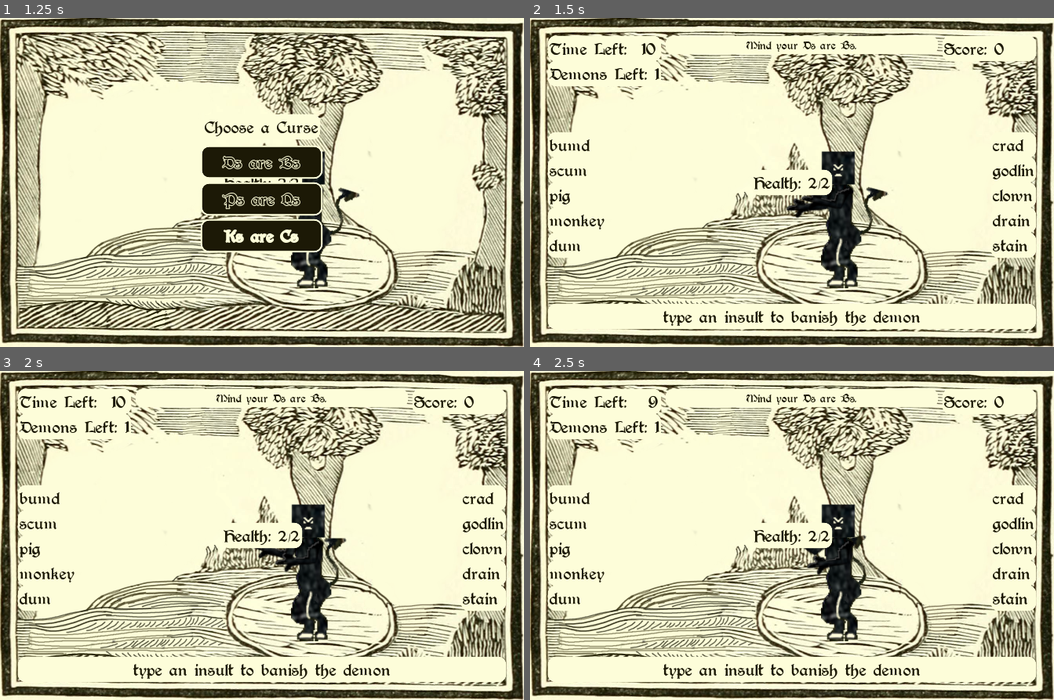
Above: before the commit, frames 1-4 (two rows, left to right).
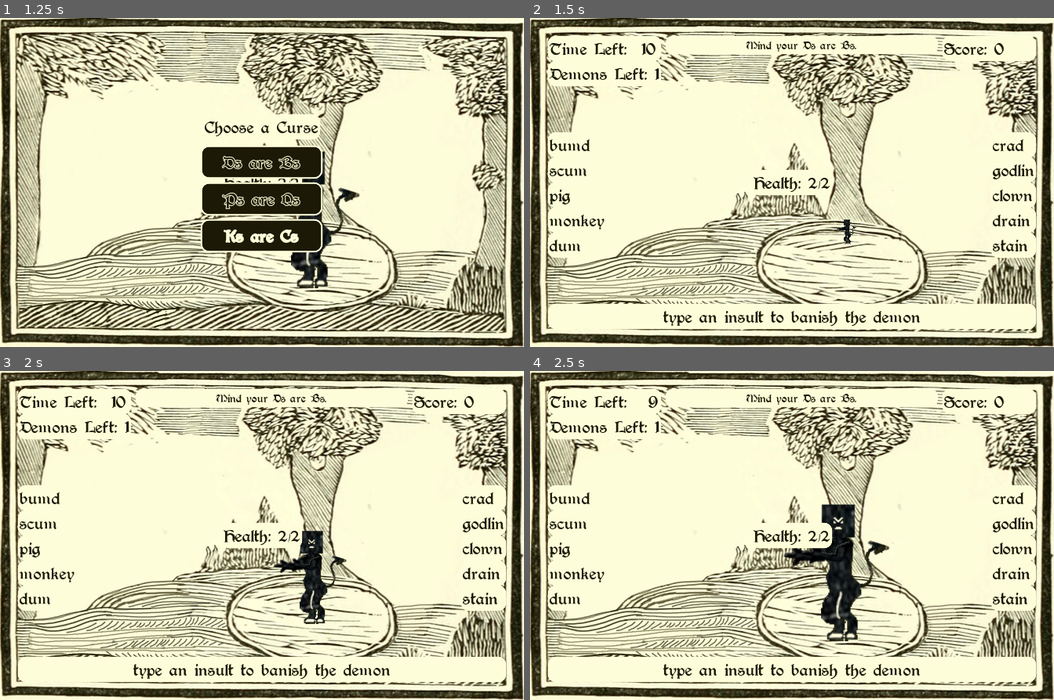
Above: after the commit, the same moments.

Repository: hoodscott/psareqs
Game: Godot game, scene res://scenes/Game.tscn
Two runs of this game, one before a commit and one after it. Both use one fixed random seed, a clock stepped at 60 frames per second and the inputs below.
Inputs:
- Up to frame 1 (1.25 s): click "Start Game" at 0.5 s
- Up to frame 2 (1.5 s): click "Ds are Bs" at 1.25 s
- Up to frame 3 (2 s): no input
- Up to frame 4 (2.5 s): tap Enter at 2 s; tap Z at 2.1 s

Frame 1 is identical in both runs. In frame 2, 2.7% of the frame differs, in the area x 48-69%, y 40-83%; in frame 3, 2.2%; in frame 4, 0.8%.

Commit message:
Adds spawn/despawn animations
Also sets up an audiomanager

Diff:
--- /dev/null
+++ b/scenes/AudioManager.gd
@@ -0,0 +1,42 @@
+extends Node
+
+onready var Correct := $CorrectLetter
+onready var Incorrect := $IncorrectLetter
+onready var WordComplete := $WordComplete
+onready var DemonDeath := $DemonDeath
+onready var DemonSpawn := $DemonSpawn
+onready var ButtonPress := $ButtonPress
+
+var muted := false
+
+
+
+func play_correct_letter() -> void:
+  if not muted:
+    Correct.play()
+
+
+func play_incorrect_letter() -> void:
+  if not muted:
+    Incorrect.play()
+
+
+func play_word_complete() -> void:
+  if not muted:
+    WordComplete.play()
+
+
+func play_demon_death() -> void:
+  if not muted:
+    WordComplete.stop()
+    DemonDeath.play()
+
+
+func play_demon_spawn() -> void:
+  if not muted:
+    DemonSpawn.play()
+
+
+func play_button_press() -> void:
+  if not muted:
+    ButtonPress.play()
--- /dev/null
+++ b/scenes/AudioManager.tscn
@@ -0,0 +1,18 @@
+[gd_scene load_steps=2 format=2]
+
+[ext_resource path="res://scenes/AudioManager.gd" type="Script" id=1]
+
+[node name="AudioManager" type="Node"]
+script = ExtResource( 1 )
+
+[node name="CorrectLetter" type="AudioStreamPlayer" parent="."]
+
+[node name="IncorrectLetter" type="AudioStreamPlayer" parent="."]
+
+[node name="WordComplete" type="AudioStreamPlayer" parent="."]
+
+[node name="DemonDeath" type="AudioStreamPlayer" parent="."]
+
+[node name="DemonSpawn" type="AudioStreamPlayer" parent="."]
+
+[node name="ButtonPress" type="AudioStreamPlayer" parent="."]
--- a/scenes/Game.gd
+++ b/scenes/Game.gd
@@ -1,8 +1,8 @@
 extends Node2D
 
-export (int) var GAME_LENGTH := 10
-export (int) var MAX_HEALTH := 2
-export (int) var WORD_BUFFER := 3
+var GAME_LENGTH := 10
+var MAX_HEALTH := 2
+var WORD_BUFFER := 3
 var NUM_CURSE_OPTIONS := 3
 var NUM_DEMONS := 1
 
@@ -19,7 +19,7 @@
   VOWEL = 2,
   ALPHA = 3,
   REVERSE = 4,
-  FLIP = 5, #todo (need to change pivot point of PrefixList and then rotate 180 (remember to reset)
+  UNIMPLEMENTED = 5,
   JUMBLE = 6,
   ROT13 = 7,
   ROT1 = 8,
@@ -30,7 +30,7 @@
  }
 const curse_descriptions = [
   "Ps are Qs", "Ds are Bs", "vowels are shifted (a>e>i>o>u>a)",
-  "words are alphabetised", "words are reversed", "words are flipped",
+  "words are alphabetised", "words are reversed", "UNIMPLEMENTED",
   "words are jumbled",  "letters are rot13 (a>m>a, b>n>b)",
   "letters are shifted (a>b>c>...)", "letters are shifted backwards (c>b>a>z>...)",
   "vowels are all E", "Ks are Cs", "vowels are all Y"
@@ -42,23 +42,25 @@
  ]
 var num_rounds = curse_options.size()
 
-onready var GameContainer := $CanvasLayer/GameContainer
-onready var CurseChooser := $CanvasLayer/CenterContainer/CurseChooser
+onready var GameContainer := $UI/GameContainer
+onready var CurseChooser := $UI/CenterContainer/CurseChooser
 onready var CurseChoices := [
-  $CanvasLayer/CenterContainer/CurseChooser/Choice,
-  $CanvasLayer/CenterContainer/CurseChooser/Choice2,
-  $CanvasLayer/CenterContainer/CurseChooser/Choice3
+  $UI/CenterContainer/CurseChooser/Choice,
+  $UI/CenterContainer/CurseChooser/Choice2,
+  $UI/CenterContainer/CurseChooser/Choice3
  ]
-onready var GameOver := $CanvasLayer/CenterContainer/VBoxContainer/GameOver
-onready var StartButton := $CanvasLayer/CenterContainer/VBoxContainer/StartButton
-onready var Clock := $CanvasLayer/GameContainer/VBoxContainer/HBoxContainer/VBoxContainer/Clock
-onready var Demons := $CanvasLayer/GameContainer/VBoxContainer/HBoxContainer/VBoxContainer/Demons
-onready var Rules := $CanvasLayer/GameContainer/VBoxContainer/HBoxContainer/VBoxContainer1/Rules
-onready var Score := $CanvasLayer/GameContainer/VBoxContainer/HBoxContainer/VBoxContainer2/Score
-onready var Health := $CanvasLayer/CenterContainer/Health
-onready var Typed := $CanvasLayer/GameContainer/VBoxContainer/Typed
-onready var PrefixList := $CanvasLayer/GameContainer/VBoxContainer/Fragments/Prefixes
-onready var SuffixList := $CanvasLayer/GameContainer/VBoxContainer/Fragments/Suffixes
+onready var GameOver := $UI/CenterContainer/VBoxContainer/GameOver
+onready var StartButton := $UI/CenterContainer/VBoxContainer/StartButton
+onready var Clock := $UI/GameContainer/VBoxContainer/HBoxContainer/VBoxContainer/Clock
+onready var Demons := $UI/GameContainer/VBoxContainer/HBoxContainer/VBoxContainer/Demons
+onready var Rules := $UI/GameContainer/VBoxContainer/HBoxContainer/VBoxContainer1/Rules
+onready var Score := $UI/GameContainer/VBoxContainer/HBoxContainer/VBoxContainer2/Score
+onready var Health := $UI/CenterContainer/Health
+onready var Typed := $UI/GameContainer/VBoxContainer/Typed
+onready var PrefixList := $UI/GameContainer/VBoxContainer/Fragments/Prefixes
+onready var SuffixList := $UI/GameContainer/VBoxContainer/Fragments/Suffixes
+onready var Mephistopheles := $Mephistopheles
+onready var AudioManager := $AudioManager
 var timer:Timer
 
 const WordList := preload("res://resources/word_list.gd")
@@ -74,14 +76,9 @@
 var current_health := MAX_HEALTH
 var time_remaining := 0
 var score := 0
-
 var current_round := 0
-
-
-var current_curses = [
-#  CURSE.PQ, CURSE.ALPHA, CURSE.VOWEL
-#  CURSE.PQ, CURSE.ALLE, CURSE.ALPHA,
- ]
+var current_curses = []
+
 
 
 func _ready() -> void:
@@ -139,10 +136,13 @@
 
 
 func curse_chosen(index: int) -> void:
+  AudioManager.play_button_press()
+
   current_curses.append(curse_options[current_round][index])
   update_rules()
 
   current_health = MAX_HEALTH
+  Mephistopheles.spawn()
   update_health()
 
   current_demons = NUM_DEMONS
@@ -189,6 +189,7 @@
       var letter = OS.get_scancode_string(event.scancode).to_lower()
 
       if is_valid_choice(letter):
+        AudioManager.play_correct_letter()
         if not current_word.prefix_used:
           current_word.prefix += letter
           if check_prefix_complete():
@@ -211,10 +212,17 @@
 
             print("word complete")
             current_health -= 1
+            Mephistopheles.change_face(MAX_HEALTH - current_health)
+            AudioManager.play_word_complete()
+
             if current_health == 0:
+              Mephistopheles.die()
+              AudioManager.play_demon_death()
+
               score += 1 * current_curses.size()
               update_score()
               current_health = MAX_HEALTH
+              Mephistopheles.spawn()
               update_health()
               current_demons -= 1
 
@@ -222,6 +230,8 @@
                 print("round complete")
                 end_round()
               else:
+
+                AudioManager.play_demon_spawn()
                 update_demons()
                 generate_words()
             else:
@@ -230,6 +240,7 @@
 
         update_typed()
       else:
+        AudioManager.play_incorrect_letter()
         print("invalid letter: ", letter)
     elif event.scancode == KEY_BACKSPACE:
       delete_character()
@@ -473,8 +484,11 @@
 
 
 func _on_Button_pressed() -> void:
+  AudioManager.play_button_press()
+
   start_game()
   StartButton.hide()
+  StartButton.text = "Play Again"
   GameOver.hide()
 
 
--- a/scenes/Game.tscn
+++ b/scenes/Game.tscn
@@ -1,9 +1,10 @@
-[gd_scene load_steps=5 format=2]
+[gd_scene load_steps=6 format=2]
 
 [ext_resource path="res://scenes/Game.gd" type="Script" id=1]
 [ext_resource path="res://assets/img/background.png" type="Texture" id=2]
 [ext_resource path="res://resources/font_16pt.tres" type="DynamicFont" id=3]
 [ext_resource path="res://scenes/Mephistopheles.tscn" type="PackedScene" id=4]
+[ext_resource path="res://scenes/AudioManager.tscn" type="PackedScene" id=5]
 
 [node name="Game" type="Node2D"]
 script = ExtResource( 1 )
@@ -15,9 +16,9 @@
 [node name="Mephistopheles" parent="." instance=ExtResource( 4 )]
 position = Vector2( 399, 262 )
 
-[node name="CanvasLayer" type="CanvasLayer" parent="."]
-
-[node name="GameContainer" type="MarginContainer" parent="CanvasLayer"]
+[node name="UI" type="CanvasLayer" parent="."]
+
+[node name="GameContainer" type="MarginContainer" parent="UI"]
 anchor_right = 1.0
 anchor_bottom = 1.0
 custom_constants/margin_right = 25
@@ -25,44 +26,44 @@
 custom_constants/margin_left = 25
 custom_constants/margin_bottom = 25
 
-[node name="VBoxContainer" type="VBoxContainer" parent="CanvasLayer/GameContainer"]
+[node name="VBoxContainer" type="VBoxContainer" parent="UI/GameContainer"]
 margin_left = 25.0
 margin_top = 25.0
 margin_right = 643.0
 margin_bottom = 395.0
 alignment = 1
 
-[node name="HBoxContainer" type="HBoxContainer" parent="CanvasLayer/GameContainer/VBoxContainer"]
+[node name="HBoxContainer" type="HBoxContainer" parent="UI/GameContainer/VBoxContainer"]
 margin_right = 618.0
 margin_bottom = 85.0
 custom_constants/separation = 10
 
-[node name="VBoxContainer" type="VBoxContainer" parent="CanvasLayer/GameContainer/VBoxContainer/HBoxContainer"]
+[node name="VBoxContainer" type="VBoxContainer" parent="UI/GameContainer/VBoxContainer/HBoxContainer"]
 margin_right = 140.0
 margin_bottom = 85.0
 size_flags_horizontal = 3
 
-[node name="Clock" type="Label" parent="CanvasLayer/GameContainer/VBoxContainer/HBoxContainer/VBoxContainer"]
+[node name="Clock" type="Label" parent="UI/GameContainer/VBoxContainer/HBoxContainer/VBoxContainer"]
 margin_right = 140.0
 margin_bottom = 28.0
 rect_min_size = Vector2( 140, 0 )
 text = "Time: xxx"
 
-[node name="Demons" type="Label" parent="CanvasLayer/GameContainer/VBoxContainer/HBoxContainer/VBoxContainer"]
+[node name="Demons" type="Label" parent="UI/GameContainer/VBoxContainer/HBoxContainer/VBoxContainer"]
 margin_top = 32.0
 margin_right = 140.0
 margin_bottom = 60.0
 rect_min_size = Vector2( 140, 0 )
 text = "Demons: xxx"
 
-[node name="VBoxContainer1" type="VBoxContainer" parent="CanvasLayer/GameContainer/VBoxContainer/HBoxContainer"]
+[node name="VBoxContainer1" type="VBoxContainer" parent="UI/GameContainer/VBoxContainer/HBoxContainer"]
 margin_left = 150.0
 margin_right = 493.0
 margin_bottom = 85.0
 size_flags_horizontal = 3
 size_flags_stretch_ratio = 3.0
 
-[node name="Rules" type="Label" parent="CanvasLayer/GameContainer/VBoxContainer/HBoxContainer/VBoxContainer1"]
+[node name="Rules" type="Label" parent="UI/GameContainer/VBoxContainer/HBoxContainer/VBoxContainer1"]
 margin_right = 343.0
 margin_bottom = 85.0
 custom_fonts/font = ExtResource( 3 )
@@ -71,100 +72,100 @@
 align = 1
 autowrap = true
 
-[node name="VBoxContainer2" type="VBoxContainer" parent="CanvasLayer/GameContainer/VBoxContainer/HBoxContainer"]
+[node name="VBoxContainer2" type="VBoxContainer" parent="UI/GameContainer/VBoxContainer/HBoxContainer"]
 margin_left = 503.0
 margin_right = 618.0
 margin_bottom = 85.0
 size_flags_horizontal = 3
 
-[node name="Score" type="Label" parent="CanvasLayer/GameContainer/VBoxContainer/HBoxContainer/VBoxContainer2"]
+[node name="Score" type="Label" parent="UI/GameContainer/VBoxContainer/HBoxContainer/VBoxContainer2"]
 margin_right = 115.0
 margin_bottom = 28.0
 text = "Score: xxx"
 
-[node name="Fragments" type="HBoxContainer" parent="CanvasLayer/GameContainer/VBoxContainer"]
+[node name="Fragments" type="HBoxContainer" parent="UI/GameContainer/VBoxContainer"]
 margin_top = 89.0
 margin_right = 618.0
 margin_bottom = 338.0
 size_flags_vertical = 3
 
-[node name="Prefixes" type="VBoxContainer" parent="CanvasLayer/GameContainer/VBoxContainer/Fragments"]
+[node name="Prefixes" type="VBoxContainer" parent="UI/GameContainer/VBoxContainer/Fragments"]
 margin_right = 108.0
 margin_bottom = 249.0
 alignment = 1
 
-[node name="Label" type="Label" parent="CanvasLayer/GameContainer/VBoxContainer/Fragments/Prefixes"]
+[node name="Label" type="Label" parent="UI/GameContainer/VBoxContainer/Fragments/Prefixes"]
 margin_top = 62.0
 margin_right = 108.0
 margin_bottom = 90.0
 text = "test content"
 
-[node name="Label2" type="Label" parent="CanvasLayer/GameContainer/VBoxContainer/Fragments/Prefixes"]
+[node name="Label2" type="Label" parent="UI/GameContainer/VBoxContainer/Fragments/Prefixes"]
 margin_top = 94.0
 margin_right = 108.0
 margin_bottom = 122.0
 text = "test content"
 
-[node name="Label3" type="Label" parent="CanvasLayer/GameContainer/VBoxContainer/Fragments/Prefixes"]
+[node name="Label3" type="Label" parent="UI/GameContainer/VBoxContainer/Fragments/Prefixes"]
 margin_top = 126.0
 margin_right = 108.0
 margin_bottom = 154.0
 text = "test content"
 
-[node name="Label4" type="Label" parent="CanvasLayer/GameContainer/VBoxContainer/Fragments/Prefixes"]
+[node name="Label4" type="Label" parent="UI/GameContainer/VBoxContainer/Fragments/Prefixes"]
 margin_top = 158.0
 margin_right = 108.0
 margin_bottom = 186.0
 text = "test content"
 
-[node name="Spacer" type="HBoxContainer" parent="CanvasLayer/GameContainer/VBoxContainer/Fragments"]
+[node name="Spacer" type="HBoxContainer" parent="UI/GameContainer/VBoxContainer/Fragments"]
 margin_left = 112.0
 margin_right = 506.0
 margin_bottom = 249.0
 size_flags_horizontal = 3
 
-[node name="Suffixes" type="VBoxContainer" parent="CanvasLayer/GameContainer/VBoxContainer/Fragments"]
+[node name="Suffixes" type="VBoxContainer" parent="UI/GameContainer/VBoxContainer/Fragments"]
 margin_left = 510.0
 margin_right = 618.0
 margin_bottom = 249.0
 alignment = 1
 
-[node name="Label" type="Label" parent="CanvasLayer/GameContainer/VBoxContainer/Fragments/Suffixes"]
+[node name="Label" type="Label" parent="UI/GameContainer/VBoxContainer/Fragments/Suffixes"]
 margin_top = 62.0
 margin_right = 108.0
 margin_bottom = 90.0
 text = "test content"
 
-[node name="Label2" type="Label" parent="CanvasLayer/GameContainer/VBoxContainer/Fragments/Suffixes"]
+[node name="Label2" type="Label" parent="UI/GameContainer/VBoxContainer/Fragments/Suffixes"]
 margin_top = 94.0
 margin_right = 108.0
 margin_bottom = 122.0
 text = "test content"
 
-[node name="Label3" type="Label" parent="CanvasLayer/GameContainer/VBoxContainer/Fragments/Suffixes"]
+[node name="Label3" type="Label" parent="UI/GameContainer/VBoxContainer/Fragments/Suffixes"]
 margin_top = 126.0
 margin_right = 108.0
 margin_bottom = 154.0
 text = "test content"
 
-[node name="Label4" type="Label" parent="CanvasLayer/GameContainer/VBoxContainer/Fragments/Suffixes"]
+[node name="Label4" type="Label" parent="UI/GameContainer/VBoxContainer/Fragments/Suffixes"]
 margin_top = 158.0
 margin_right = 108.0
 margin_bottom = 186.0
 text = "test content"
 
-[node name="Typed" type="Label" parent="CanvasLayer/GameContainer/VBoxContainer"]
+[node name="Typed" type="Label" parent="UI/GameContainer/VBoxContainer"]
 margin_top = 342.0
 margin_right = 618.0
 margin_bottom = 370.0
 text = "type an insult to banish the demon"
 align = 1
 
-[node name="CenterContainer" type="CenterContainer" parent="CanvasLayer"]
+[node name="CenterContainer" type="CenterContainer" parent="UI"]
 anchor_right = 1.0
 anchor_bottom = 1.0
 
-[node name="Health" type="Label" parent="CanvasLayer/CenterContainer"]
+[node name="Health" type="Label" parent="UI/CenterContainer"]
 margin_left = 276.0
 margin_top = 196.0
 margin_right = 391.0
@@ -173,27 +174,27 @@
 text = "Health : xxx"
 align = 1
 
-[node name="VBoxContainer" type="VBoxContainer" parent="CanvasLayer/CenterContainer"]
+[node name="VBoxContainer" type="VBoxContainer" parent="UI/CenterContainer"]
 margin_left = 277.0
 margin_top = 154.0
 margin_right = 391.0
 margin_bottom = 265.0
 custom_constants/separation = 20
 
-[node name="GameOver" type="Label" parent="CanvasLayer/CenterContainer/VBoxContainer"]
+[node name="GameOver" type="Label" parent="UI/CenterContainer/VBoxContainer"]
 margin_right = 114.0
 margin_bottom = 59.0
 text = "Mind Your
 Ps are Qs"
 align = 1
 
-[node name="StartButton" type="Button" parent="CanvasLayer/CenterContainer/VBoxContainer"]
+[node name="StartButton" type="Button" parent="UI/CenterContainer/VBoxContainer"]
 margin_top = 79.0
 margin_right = 114.0
 margin_bottom = 111.0
 text = "Start Game"
 
-[node name="CurseChooser" type="VBoxContainer" parent="CanvasLayer/CenterContainer"]
+[node name="CurseChooser" type="VBoxContainer" parent="UI/CenterContainer"]
 visible = false
 margin_left = 261.0
 margin_top = 125.0
@@ -201,30 +202,32 @@
 margin_bottom = 294.0
 custom_constants/separation = 15
 
-[node name="Label" type="Label" parent="CanvasLayer/CenterContainer/CurseChooser"]
+[node name="Label" type="Label" parent="UI/CenterContainer/CurseChooser"]
 margin_right = 98.0
 margin_bottom = 14.0
 text = "Choose a Curse"
 align = 1
 
-[node name="Choice" type="Button" parent="CanvasLayer/CenterContainer/CurseChooser"]
+[node name="Choice" type="Button" parent="UI/CenterContainer/CurseChooser"]
 margin_right = 73.0
 margin_bottom = 20.0
 text = "Ps are Qs"
 
-[node name="Choice2" type="Button" parent="CanvasLayer/CenterContainer/CurseChooser"]
+[node name="Choice2" type="Button" parent="UI/CenterContainer/CurseChooser"]
 margin_top = 64.0
 margin_right = 98.0
 margin_bottom = 84.0
 text = "Ps are Qs"
 
-[node name="Choice3" type="Button" parent="CanvasLayer/CenterContainer/CurseChooser"]
+[node name="Choice3" type="Button" parent="UI/CenterContainer/CurseChooser"]
 margin_top = 99.0
 margin_right = 98.0
 margin_bottom = 119.0
 text = "Ps are Qs"
 
-[connection signal="pressed" from="CanvasLayer/CenterContainer/VBoxContainer/StartButton" to="." method="_on_Button_pressed"]
-[connection signal="pressed" from="CanvasLayer/CenterContainer/CurseChooser/Choice" to="." method="_on_Choice_pressed"]
-[connection signal="pressed" from="CanvasLayer/CenterContainer/CurseChooser/Choice2" to="." method="_on_Choice2_pressed"]
-[connection signal="pressed" from="CanvasLayer/CenterContainer/CurseChooser/Choice3" to="." method="_on_Choice3_pressed"]
+[node name="AudioManager" parent="." instance=ExtResource( 5 )]
+
+[connection signal="pressed" from="UI/CenterContainer/VBoxContainer/StartButton" to="." method="_on_Button_pressed"]
+[connection signal="pressed" from="UI/CenterContainer/CurseChooser/Choice" to="." method="_on_Choice_pressed"]
+[connection signal="pressed" from="UI/CenterContainer/CurseChooser/Choice2" to="." method="_on_Choice2_pressed"]
+[connection signal="pressed" from="UI/CenterContainer/CurseChooser/Choice3" to="." method="_on_Choice3_pressed"]
--- /dev/null
+++ b/scenes/Mephistopheles.gd
@@ -0,0 +1,19 @@
+extends Node2D
+
+
+onready var HeadSprite := $Sprite/Head/Sprite
+onready var Animations := $AnimationPlayer
+
+
+
+func spawn() -> void:
+  change_face(0)
+  Animations.play("spawn")
+
+
+func die() -> void:
+  Animations.play("die")
+
+
+func change_face(index: int) -> void:
+  HeadSprite.frame = index
--- a/scenes/Mephistopheles.tscn
+++ b/scenes/Mephistopheles.tscn
@@ -1,9 +1,20 @@
-[gd_scene load_steps=7 format=2]
+[gd_scene load_steps=13 format=2]
 
 [ext_resource path="res://assets/img/arm.png" type="Texture" id=1]
 [ext_resource path="res://assets/img/tail.png" type="Texture" id=2]
 [ext_resource path="res://assets/img/body_tex.png" type="Texture" id=3]
 [ext_resource path="res://assets/img/anger.png" type="Texture" id=4]
+[ext_resource path="res://scenes/Mephistopheles.gd" type="Script" id=5]
+[ext_resource path="res://assets/img/shock.png" type="Texture" id=6]
+[ext_resource path="res://assets/img/sad.png" type="Texture" id=7]
+
+[sub_resource type="SpriteFrames" id=4]
+animations = [ {
+"frames": [ ExtResource( 4 ), ExtResource( 6 ), ExtResource( 7 ) ],
+"loop": true,
+"name": "default",
+"speed": 5.0
+} ]
 
 [sub_resource type="Animation" id=2]
 length = 0.001
@@ -42,6 +53,33 @@
 "transitions": PoolRealArray( 1 ),
 "update": 0,
 "values": [ 0.0 ]
+}
+tracks/3/type = "value"
+tracks/3/path = NodePath("Sprite:scale")
+tracks/3/interp = 1
+tracks/3/loop_wrap = true
+tracks/3/imported = false
+tracks/3/enabled = true
+tracks/3/keys = {
+"times": PoolRealArray( 0 ),
+"transitions": PoolRealArray( 1 ),
+"update": 0,
+"values": [ Vector2( 1, 1 ) ]
+}
+
+[sub_resource type="Animation" id=5]
+resource_name = "die"
+tracks/0/type = "value"
+tracks/0/path = NodePath("Sprite:scale")
+tracks/0/interp = 1
+tracks/0/loop_wrap = true
+tracks/0/imported = false
+tracks/0/enabled = true
+tracks/0/keys = {
+"times": PoolRealArray( 0, 1 ),
+"transitions": PoolRealArray( 1, 1 ),
+"update": 0,
+"values": [ Vector2( 1, 1 ), Vector2( 1e-05, 1e-05 ) ]
 }
 
 [sub_resource type="Animation" id=3]
@@ -85,8 +123,24 @@
 "values": [ 0.0, -12.0, 15.0, 15.0, 0.0 ]
 }
 
+[sub_resource type="Animation" id=6]
+resource_name = "spawn"
+tracks/0/type = "value"
+tracks/0/path = NodePath("Sprite:scale")
+tracks/0/interp = 1
+tracks/0/loop_wrap = true
+tracks/0/imported = false
+tracks/0/enabled = true
+tracks/0/keys = {
+"times": PoolRealArray( 0, 1 ),
+"transitions": PoolRealArray( 1, 1 ),
+"update": 0,
+"values": [ Vector2( 1e-05, 1e-05 ), Vector2( 1, 1 ) ]
+}
+
 [node name="Mephistopheles" type="Node2D"]
 scale = Vector2( 1.5, 1.5 )
+script = ExtResource( 5 )
 
 [node name="Sprite" type="Sprite" parent="."]
 position = Vector2( 5, 10 )
@@ -99,8 +153,8 @@
 [node name="Head" type="Position2D" parent="Sprite"]
 position = Vector2( -9, -57 )
 
-[node name="Sprite" type="Sprite" parent="Sprite/Head"]
-texture = ExtResource( 4 )
+[node name="Sprite" type="AnimatedSprite" parent="Sprite/Head"]
+frames = SubResource( 4 )
 __meta__ = {
 "_edit_lock_": true
 }
@@ -140,4 +194,6 @@
 [node name="AnimationPlayer" type="AnimationPlayer" parent="."]
 autoplay = "idle"
 anims/RESET = SubResource( 2 )
+anims/die = SubResource( 5 )
 anims/idle = SubResource( 3 )
+anims/spawn = SubResource( 6 )
